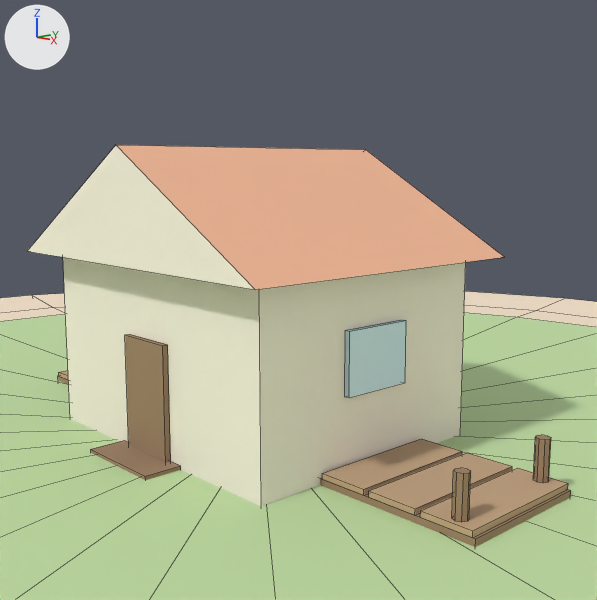
A saved change to the Blender file fishing-game/blender/fishing_island.blend.
The view is the same before and after, from a camera (50 mm lens) standing at (12.09, -10.16, 5.17) and looking at (0.66, 0.44, 2.64). Lighting does not change. The marker at upper left points along +X, +Y and +Z. The picture after the commit comes second. Mesh edges are drawn as thin lines.

In view in the first picture: 'Cabin_Model', 'Island_Model', 'Pier_Model'.
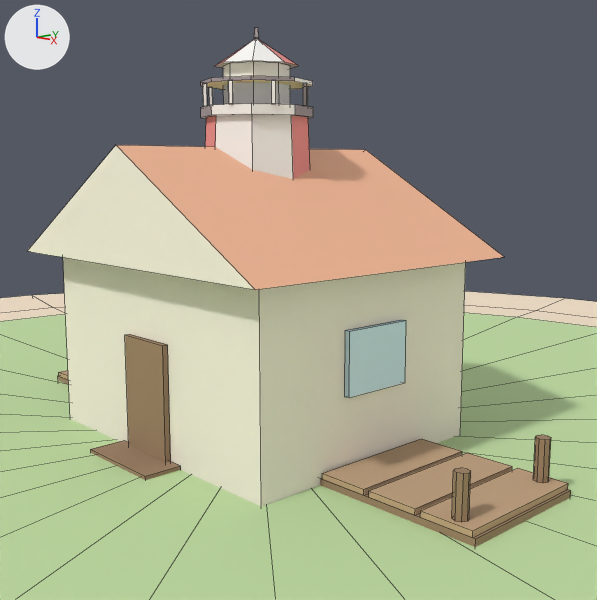
Pixel boxes (x1, y1, x2, y2) of what changed, in the pictures (597 x 600 px):
'Lighthouse', added
    after: (201, 27, 313, 179)
    faces in mat_mat_lhwhite (white #fcf9f6): (203, 34, 313, 179)
    faces in mat_mat_lhred (pink #f19590): (205, 38, 310, 179)
    faces in mat_mat_lhdark (grey #a2979b): (201, 27, 313, 118)
    faces in mat_mat_lhglass (beige #fff3bc): (202, 80, 312, 89)

Patch to the scene script:
```diff
--- a/fishing-game/blender/fishing_island.blend.py
+++ b/fishing-game/blender/fishing_island.blend.py
@@ mat_mat_lhwhite @@
+mat_mat_lhwhite = principled_material('Mat_LHWhite')
+mat_mat_lhwhite.base_color = (0.97, 0.95, 0.92)  # white #fcf9f6
+mat_mat_lhwhite.roughness = 0.8
@@ mat_mat_lhglass @@
+mat_mat_lhglass = principled_material('Mat_LHGlass')
+mat_mat_lhglass.base_color = (1.0, 0.9, 0.5)  # beige #fff3bc
+mat_mat_lhglass.roughness = 0.8
@@ mat_mat_lhdark @@
+mat_mat_lhdark = principled_material('Mat_LHDark')
+mat_mat_lhdark.base_color = (0.36, 0.31, 0.33)  # grey #a2979b
+mat_mat_lhdark.roughness = 0.8
@@ mat_mat_lhred @@
+mat_mat_lhred = principled_material('Mat_LHRed')
+mat_mat_lhred.base_color = (0.88, 0.3, 0.28)  # pink #f19590
+mat_mat_lhred.roughness = 0.8
@@ me_lighthouse @@
+me_lighthouse.from_pydata(...)  # 209 vertices, 143 faces; spans x -1.45..1.45, y -1.45..1.45, z 0.0..7.66
+# faces by material slot: [68, 17, 51, 7]
+me_lighthouse.materials.append(mat_mat_lhwhite)  # white #fcf9f6
+me_lighthouse.materials.append(mat_mat_lhred)  # pink #f19590
+me_lighthouse.materials.append(mat_mat_lhdark)  # grey #a2979b
+me_lighthouse.materials.append(mat_mat_lhglass)  # beige #fff3bc
@@ ob_lighthouse @@
+ob_lighthouse = bpy.data.objects.new('Lighthouse', me_lighthouse)
+ob_lighthouse.location = (0.0, 0.0, 0.0)
```
